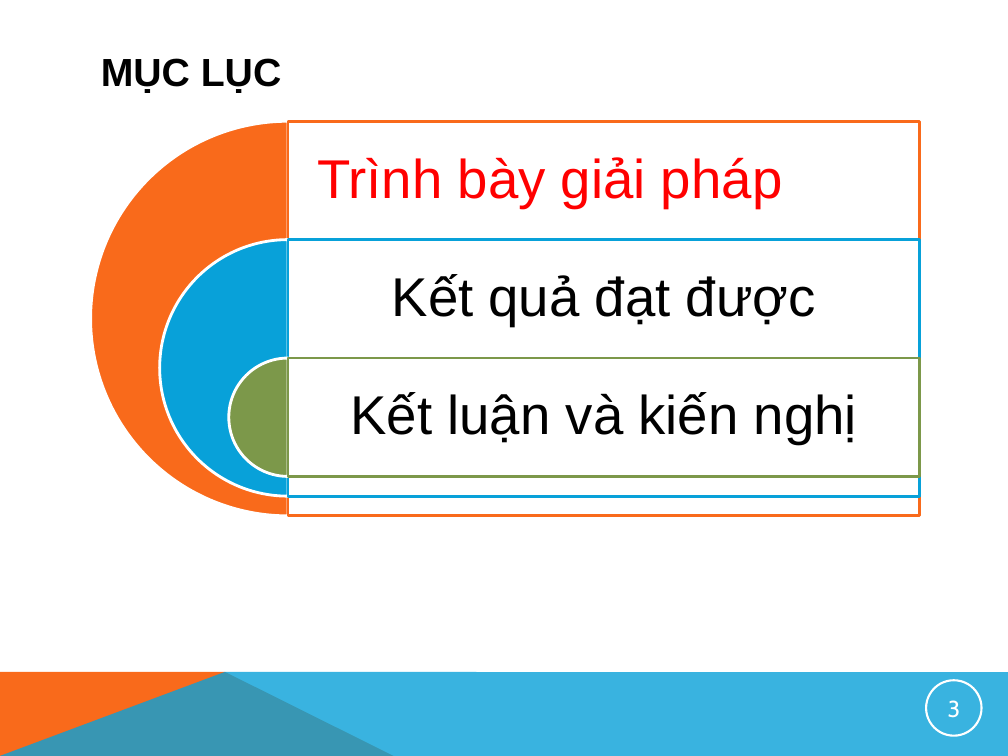
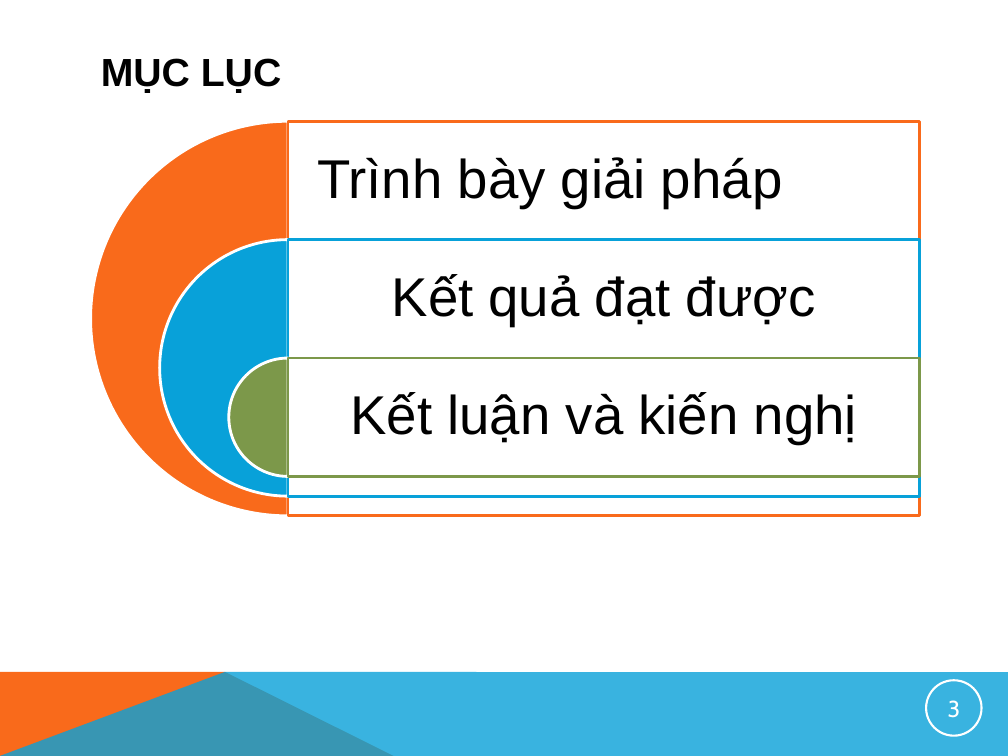
Before and after one commit to HoshikiShiro/Nhom4, a slide deck: slide 3 of Nhom4.pptx. Drawn at 1008x756 pixels with LibreOffice and Linux fonts; fonts in the diff are those of the drawing; background and template pictures are left out. Boxes give left, top, right and bottom in pixels: in the first picture for what was removed or moved away, otherwise in the second. Text is boxed around its words. In the diff, an @@ line names an element or a change of style, - is before the commit and + after.

```diff
--- a/Nhom4.pptx
+++ b/Nhom4.pptx
@@ text "Trình bày giải pháp" at bbox=[317, 157, 782, 208]: text colour #FF0000 to #000000 @@
```
Also in this commit, not shown: 2 other slides changed, 2 slides added, 3 slides removed.
